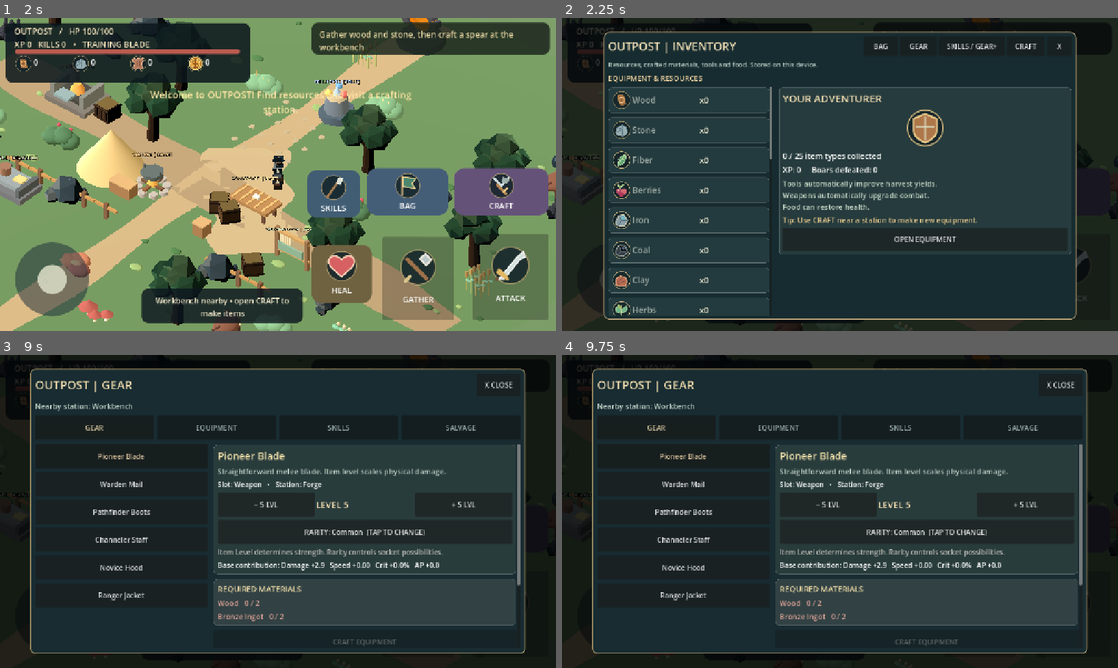
Above: before the commit, frames 1-4 (two rows, left to right).
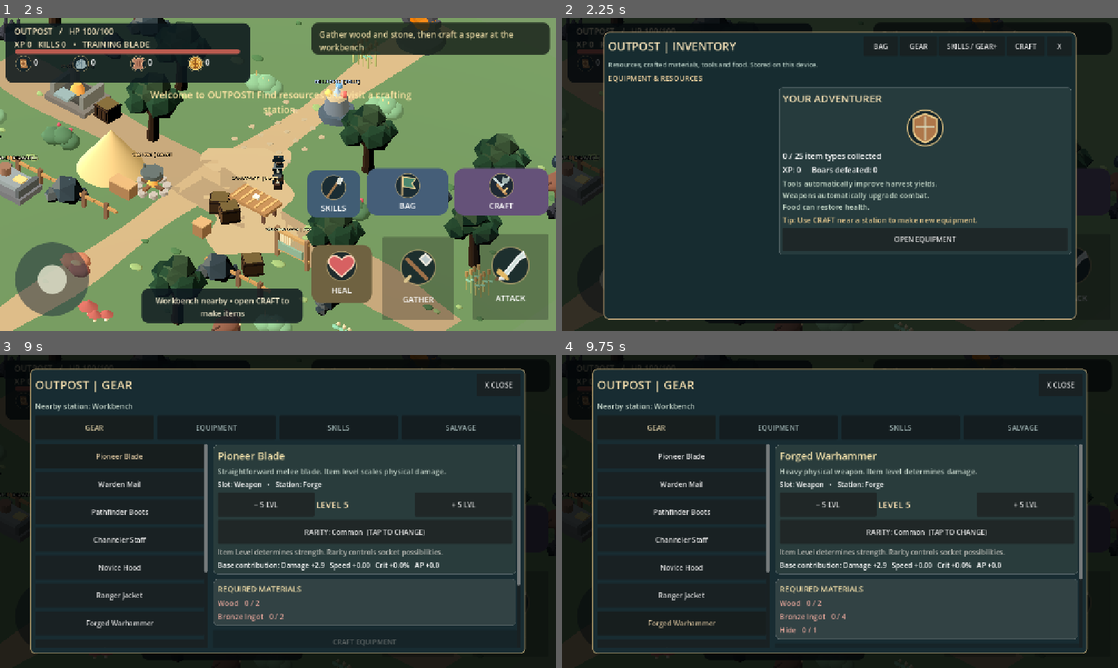
Above: after the commit, the same moments.

Repository: Smurfis/outpost-rpg
Game: Godot game, scene res://scenes/main.tscn
Two runs of this game, one before a commit and one after it. Both use one fixed random seed, a clock stepped at 60 frames per second and the inputs below.
Inputs (mouse positions are in pixels of both pictures, inside the frame that each line leads up to):
- Up to frame 1 (2 s): tap Enter at 0.5 s; move the mouse to (400, 158) at 0.52 s; hold D (outpost_right) 0.53-1.25 s; hold Q (outpost_ability) 0.53-1.25 s; click (400, 158) at 0.67 s; tap Space at 0.77 s; drag from (166, 190) to (250, 237) at 1.27 s
- Up to frame 2 (2.25 s): move the mouse to (895, 105) at 2.02 s; hold D (outpost_right) from 2.03 s (still down); hold B (outpost_bag) from 2.03 s (still down)
- Up to frame 3 (9 s): release D (outpost_right) at 2.75 s; release B (outpost_bag) at 2.75 s; click "CRAFT" at 2.75 s; click "BAG" at 3.5 s; click "HEAL" at 4.25 s; click "SKILLS" at 5 s; click "BAG" at 5.75 s; click "GEAR" at 6.5 s; drag from (250, 574) to (111, 464) at 7.27 s; click "SKILLS / GEAR+" at 8 s; click "GEAR" at 8.75 s
- Up to frame 4 (9.75 s): click (684, 624) at 9.5 s, where only the run after the commit has a clickable "Forged Warhammer"

Frame 1 is identical in both runs. In frame 2, 2.4% of the frame differs, in the area x 8-38%, y 22-96%; in frame 3, 1.1%; in frame 4, 4.4%, in the area x 15-94%, y 28-93%.

Commit message:
content: 12 gear templates, 25 refining recipes, upgraded mining tools and dynamic inventory display

Diff:
--- a/data/progression/gear.json
+++ b/data/progression/gear.json
@@ -71,5 +71,80 @@
       "hide": 3
     },
     "description": "Light armour that enhances speed and critical chance."
+  },
+  {
+    "id": "warhammer",
+    "name": "Forged Warhammer",
+    "slot": "weapon",
+    "station": "forge",
+    "role": "physical",
+    "base_cost": {
+      "wood": 2,
+      "iron_ingot": 4,
+      "hide": 1
+    },
+    "description": "Heavy physical weapon. Item level determines damage."
+  },
+  {
+    "id": "ritual_wand",
+    "name": "Ritual Wand",
+    "slot": "weapon",
+    "station": "forge",
+    "role": "arcane",
+    "base_cost": {
+      "wood": 2,
+      "iron_ingot": 1,
+      "herbs": 2
+    },
+    "description": "Focus for Ability Power: magical damage and all healing."
+  },
+  {
+    "id": "scout_cap",
+    "name": "Scout Cap",
+    "slot": "head",
+    "station": "loom",
+    "role": "precision",
+    "base_cost": {
+      "linen": 2,
+      "hide": 1
+    },
+    "description": "A precision hood with attack speed and critical chance."
+  },
+  {
+    "id": "sentinel_greaves",
+    "name": "Sentinel Greaves",
+    "slot": "feet",
+    "station": "forge",
+    "role": "defence",
+    "base_cost": {
+      "iron_ingot": 2,
+      "hide": 2
+    },
+    "description": "Protective armour with item-level mitigation."
+  },
+  {
+    "id": "mystic_robe",
+    "name": "Mystic Robe",
+    "slot": "body",
+    "station": "loom",
+    "role": "arcane",
+    "base_cost": {
+      "linen": 3,
+      "hide": 1,
+      "herbs": 1
+    },
+    "description": "Flexible caster attire offering Ability Power."
+  },
+  {
+    "id": "assassin_boots",
+    "name": "Assassin Boots",
+    "slot": "feet",
+    "station": "loom",
+    "role": "precision",
+    "base_cost": {
+      "linen": 2,
+      "hide": 3
+    },
+    "description": "Light footwear for quick and critical strikes."
   }
 ]
--- a/data/recipes.json
+++ b/data/recipes.json
@@ -324,5 +324,71 @@
     "ingredients": {
       "quartz": 3
     }
+  },
+  {
+    "id": "bronze_pickaxe",
+    "name": "Bronze Mining Pickaxe",
+    "result": "bronze_pickaxe",
+    "amount": 1,
+    "station": "forge",
+    "seconds": 3.2,
+    "strokes": 4,
+    "category": "Tools",
+    "tier": 1,
+    "desc": "Harvests copper, tin and iron efficiently.",
+    "ingredients": {
+      "bronze_ingot": 2,
+      "wood": 3
+    }
+  },
+  {
+    "id": "iron_pickaxe",
+    "name": "Iron Mining Pickaxe",
+    "result": "iron_pickaxe",
+    "amount": 1,
+    "station": "forge",
+    "seconds": 3.6,
+    "strokes": 5,
+    "category": "Tools",
+    "tier": 2,
+    "desc": "Handles iron, coal and deeper metal deposits.",
+    "ingredients": {
+      "iron_ingot": 2,
+      "wood": 3
+    }
+  },
+  {
+    "id": "steel_pickaxe",
+    "name": "Steel Mining Pickaxe",
+    "result": "steel_pickaxe",
+    "amount": 1,
+    "station": "forge",
+    "seconds": 4,
+    "strokes": 5,
+    "category": "Tools",
+    "tier": 3,
+    "desc": "Harvests up to three lower-tier ores in one strike.",
+    "ingredients": {
+      "steel_ingot": 2,
+      "wood": 3,
+      "quartz": 1
+    }
+  },
+  {
+    "id": "mithril_pickaxe",
+    "name": "Mithril Mining Pickaxe",
+    "result": "mithril_pickaxe",
+    "amount": 1,
+    "station": "forge",
+    "seconds": 5,
+    "strokes": 6,
+    "category": "Tools",
+    "tier": 5,
+    "desc": "Elite mining tool: every vein yields three ore.",
+    "ingredients": {
+      "mithril_ingot": 2,
+      "wood": 2,
+      "ancient_ore": 1
+    }
   }
 ]
--- a/scripts/menu.gd
+++ b/scripts/menu.gd
@@ -24,7 +24,7 @@
 var preview_angle: float = 0.0
 var station_names: Dictionary = {"workbench":"WOODWORK", "forge":"FORGE", "loom":"LOOM", "campfire":"CAMPFIRE"}
 var action_names: Dictionary = {"workbench":"HAMMER", "forge":"STRIKE", "loom":"WEAVE", "campfire":"STIR"}
-var item_ids: Array = ["wood", "stone", "fiber", "berries", "iron", "coal", "clay", "herbs", "mushrooms", "reeds", "hide", "coins", "iron_ingot", "linen", "bricks", "meal", "tonic", "stew", "spear", "axe", "pickaxe", "shield", "satchel", "iron_blade", "cloak"]
+var item_ids: Array = ["wood","stone","fiber","berries","iron","coal","clay","herbs","mushrooms","reeds","hide","coins","iron_ingot","linen","bricks","meal","tonic","stew","spear","axe","pickaxe","shield","satchel","iron_blade","cloak","copper","tin","silver_ore","gold_ore","quartz","mithril_ore","bronze_ingot","steel_ingot","silver_ingot","gold_ingot","mithril_ingot","reinforced_linen","aetherweave","ancient_ore","ether_dust","legendary_core","gem_fragment","prismatic_gem","crystal_shard","bronze_pickaxe","iron_pickaxe","steel_pickaxe","mithril_pickaxe"]
 
 func setup(ref: Node) -> void:
 	game = ref
@@ -133,7 +133,9 @@
 func _icon(id: String, size: float = 58.0) -> TextureRect:
 	var image := TextureRect.new()
 	var id_safe: String = id
-	if id_safe not in item_ids and id_safe not in ["gather", "attack", "craft", "heart", "flag"]:
+	if id_safe.begins_with("book_"):
+		id_safe = "skills/book"
+	elif id_safe not in item_ids and id_safe not in ["gather", "attack", "craft", "heart", "flag"]:
 		id_safe = "craft"
 	image.texture = load("res://assets/icons/" + id_safe + ".svg") as Texture2D
 	image.custom_minimum_size = Vector2(size, size)
@@ -237,11 +239,12 @@
 	subtitle.text = "Resources, crafted materials, tools and food. Stored on this device."
 	station_tabs.add_child(_label("EQUIPMENT & RESOURCES", 17, Color("f1d3a0")))
 	var owned: int = 0
-	for id in item_ids:
+	for id in game.inventory.keys():
 		var item: String = str(id)
 		var qty: int = int(game.inventory.get(item, 0))
-		if qty > 0:
-			owned += 1
+		if qty <= 0:
+			continue
+		owned += 1
 		var row := _column_panel(recipes_list, Color("233b3e"))
 		var horizontal := HBoxContainer.new()
 		row.add_child(horizontal)
@@ -256,7 +259,7 @@
 	var overview := _column_panel(details, Color("263b3d"))
 	overview.add_child(_label("YOUR ADVENTURER", 24, Color("f1ddb1")))
 	overview.add_child(_icon("shield", 90))
-	overview.add_child(_label("%d / %d item types collected" % [owned, item_ids.size()], 18))
+	overview.add_child(_label("%d / %d item types collected" % [owned, maxi(1, game.inventory.size())], 18))
 	overview.add_child(_label("XP: %d     Boars defeated: %d" % [game.experience, game.kills], 18))
 	overview.add_child(_label("Tools automatically improve harvest yields.\nWeapons automatically upgrade combat.\nFood can restore health.", 17, Color("c4d7c7")))
 	overview.add_child(_label("Tip: Use CRAFT near a station to make new equipment.", 17, Color("e3c58b")))
@@ -393,7 +396,7 @@
 		recipes_list.add_child(row)
 		row.add_child(_icon(result_id, 46))
 		var choose := Button.new()
-		choose.text = str(recipe.get("name", id))
+		choose.text = "%s  %s" % ["T%d" % int(recipe.get("tier", 1)), str(recipe.get("name", id))]
 		choose.size_flags_horizontal = Control.SIZE_EXPAND_FILL
 		choose.custom_minimum_size = Vector2(0, 55)
 		choose.disabled = not game.crafting.is_empty()
--- a/scripts/player.gd
+++ b/scripts/player.gd
@@ -123,7 +123,7 @@
 
 func _physics_process(delta: float) -> void:
 	elapsed += delta
-	var modal_open: bool = (game.menu != null and game.menu.visible) or interaction_locked
+	var modal_open: bool = (game.menu != null and game.menu.visible) or (game.progression_ui != null and game.progression_ui.visible) or interaction_locked
 	var control: Vector2 = Input.get_vector("outpost_left", "outpost_right", "outpost_up", "outpost_down")
 	if modal_open:
 		control = Vector2.ZERO
--- a/tests/smoke.gd
+++ b/tests/smoke.gd
@@ -23,7 +23,7 @@
 	await process_frame
 	check(game.hero != null and game.menu != null and game.hud != null, "Player and visual interface exist")
 	check(game.hero.global_position.distance_to(Vector3(0, 0.35, 0)) < 0.7, "Hero remains at starting outpost")
-	check(game.recipes.size() >= 21, "Expanded refining recipes load from JSON")
+	check(game.recipes.size() >= 25, "Refining and advanced tool recipes load from JSON")
 	check(game.stations.size() == 6, "Six interactive 3D stations exist")
 	check(str(game.equipment.get("weapon", "")) == "training_blade", "Starting equipment defaults to the training blade")
 	check(game.hero.visual.get_child_count() >= 7, "Modular player 3D model assembled")
@@ -37,7 +37,7 @@
 	var types: Dictionary = {}
 	for node in get_nodes_in_group("resources"):
 		types[node.kind] = true
-	check(types.size() == 10, "Ten visually distinct resource types spawn")
+	check(types.size() >= 16, "Starter and frontier resource types spawn")
 	for item in ["iron", "coal", "clay", "herbs", "mushrooms", "reeds"]:
 		check(types.has(item), "%s resource spawns" % item)
 	game.hero.global_position = Vector3(0, 0.35, 0)
